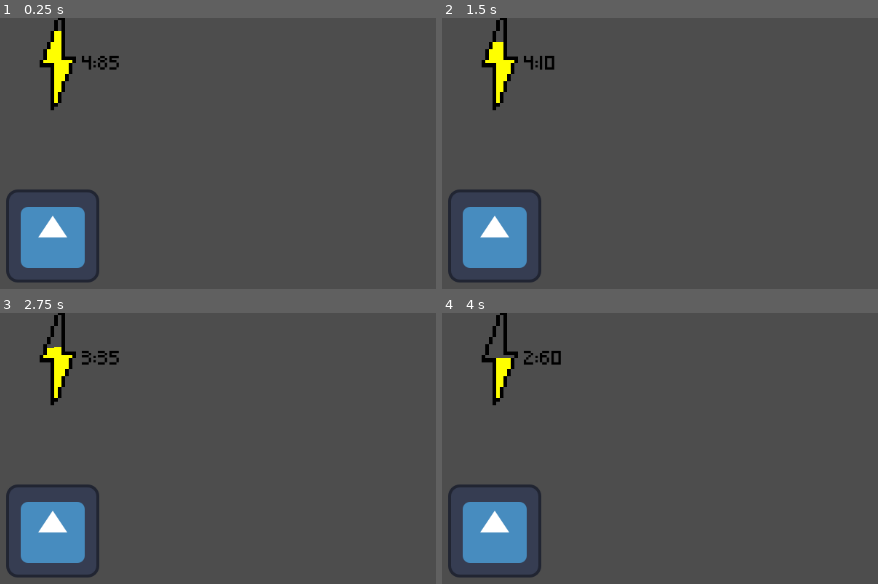
Above: before the commit, frames 1-4 (two rows, left to right).
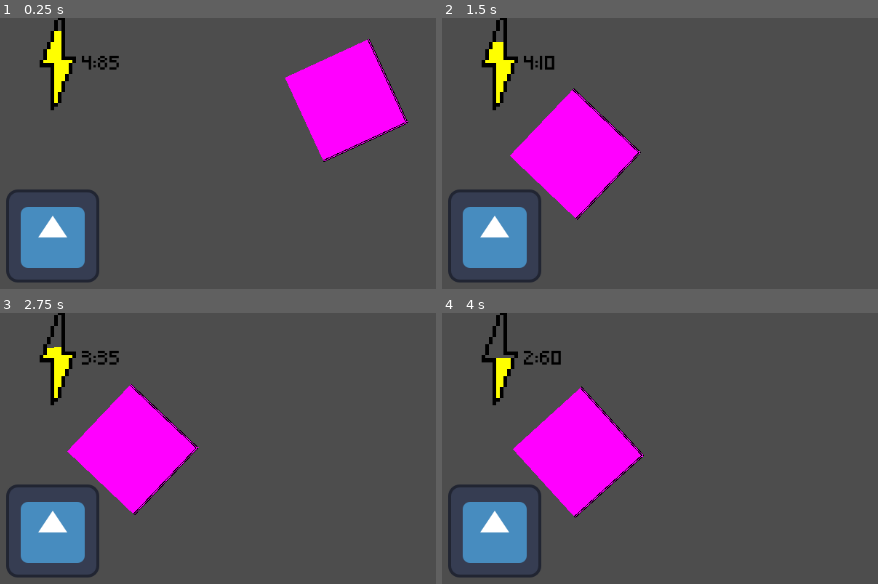
Above: after the commit, the same moments.

Repository: AJISGit/GMTK-2026-Game
Game: Godot game, scene res://scenes/main_scene.tscn
Same seed, same stepped clock (60 frames per second), same inputs: the game is played once before the commit and once after it. The engine's default icon, where the game draws it, is replaced by a stand-in: a white triangle on a blue panel in a dark square.
Inputs:
- Up to frame 1 (0.25 s): no input
- Up to frame 2 (1.5 s): hold D (move_right) 0.53-1.28 s; hold S (move_down) from 1.28 s (still down)
- Up to frame 3 (2.75 s): release S (move_down) at 2.03 s; hold D (move_right) from 2.03 s (still down)
- Up to frame 4 (4 s): release D (move_right) at 2.78 s; hold W (move_up) 2.78-3.53 s; hold A (move_left) from 3.53 s (still down)

The runs differ from the first frame. In frame 1, 7.4% of the frame differs, in the area x 65-94%, y 7-54%; in frame 2, 7.4%; in frame 3, 7.4%; in frame 4, 7.4%.

Commit message:
Add basic enemy movement

Diff:
--- /dev/null
+++ b/scenes/enemy.tscn
@@ -0,0 +1,20 @@
+[gd_scene format=3 uid="uid://dy63nc8klujsd"]
+
+[ext_resource type="Script" uid="uid://bob5jwsv6an5u" path="res://scripts/base_enemy.gd" id="1_7p1mj"]
+
+[sub_resource type="PlaceholderTexture2D" id="PlaceholderTexture2D_md0e3"]
+size = Vector2(128, 128)
+
+[sub_resource type="RectangleShape2D" id="RectangleShape2D_4ra3w"]
+size = Vector2(128, 128)
+
+[node name="Enemy" type="CharacterBody2D" unique_id=921402794]
+script = ExtResource("1_7p1mj")
+metadata/_custom_type_script = "uid://bob5jwsv6an5u"
+
+[node name="Sprite2D" type="Sprite2D" parent="." unique_id=1086449687]
+texture = SubResource("PlaceholderTexture2D_md0e3")
+
+[node name="CollisionShape2D" type="CollisionShape2D" parent="." unique_id=1938551118]
+position = Vector2(0, 1)
+shape = SubResource("RectangleShape2D_4ra3w")
--- a/scenes/main_scene.tscn
+++ b/scenes/main_scene.tscn
@@ -4,6 +4,7 @@
 [ext_resource type="Texture2D" uid="uid://12dydfpocm3i" path="res://sprites/energy.png" id="2_pw63i"]
 [ext_resource type="Script" uid="uid://c81qpyrjggtug" path="res://scripts/energy_bar.gd" id="3_7ykc4"]
 [ext_resource type="FontFile" uid="uid://dw65sxfr2pq71" path="res://fonts/Pixeled.ttf" id="4_pu3yx"]
+[ext_resource type="PackedScene" uid="uid://dy63nc8klujsd" path="res://scenes/enemy.tscn" id="5_gubc5"]
 
 [sub_resource type="AtlasTexture" id="AtlasTexture_7ykc4"]
 atlas = ExtResource("2_pw63i")
@@ -214,3 +215,7 @@
 offset_bottom = -219.0
 text = "50"
 label_settings = SubResource("LabelSettings_gubc5")
+
+[node name="Enemy" parent="." unique_id=921402794 instance=ExtResource("5_gubc5")]
+position = Vector2(442, -204)
+walk_speed = 10.0
--- /dev/null
+++ b/scripts/base_enemy.gd
@@ -0,0 +1,33 @@
+extends CharacterBody2D
+class_name Enemy
+
+
+@export_group("Sprite")
+@export var sprite: AnimatedSprite2D
+
+@export_group("Health")
+@export var max_health: int = 5
+var health: int = max_health
+
+var alive: bool = true
+
+@export_group("Movement")
+@export var walk_speed: float = 15.0
+
+@export_group("Damage")
+@export var body_damage: float = 1.0
+
+@export_group("Energy")
+@export var energy: float = 5.0
+
+
+
+func _ready() -> void:
+	walk_speed *= 1000
+
+func _physics_process(delta: float) -> void:
+
+	look_at(%Player.position)
+
+	velocity = Vector2(1.0, 0.0).rotated(rotation) * walk_speed * delta
+	move_and_slide()
--- a/scripts/robot.gd
+++ b/scripts/robot.gd
@@ -60,3 +60,6 @@
 
 	if (alive):
 		move_and_slide()
+
+	if (current_energy > 5.0):
+		current_energy = 5.0
Not shown, added: scripts/base_enemy.gd.uid
